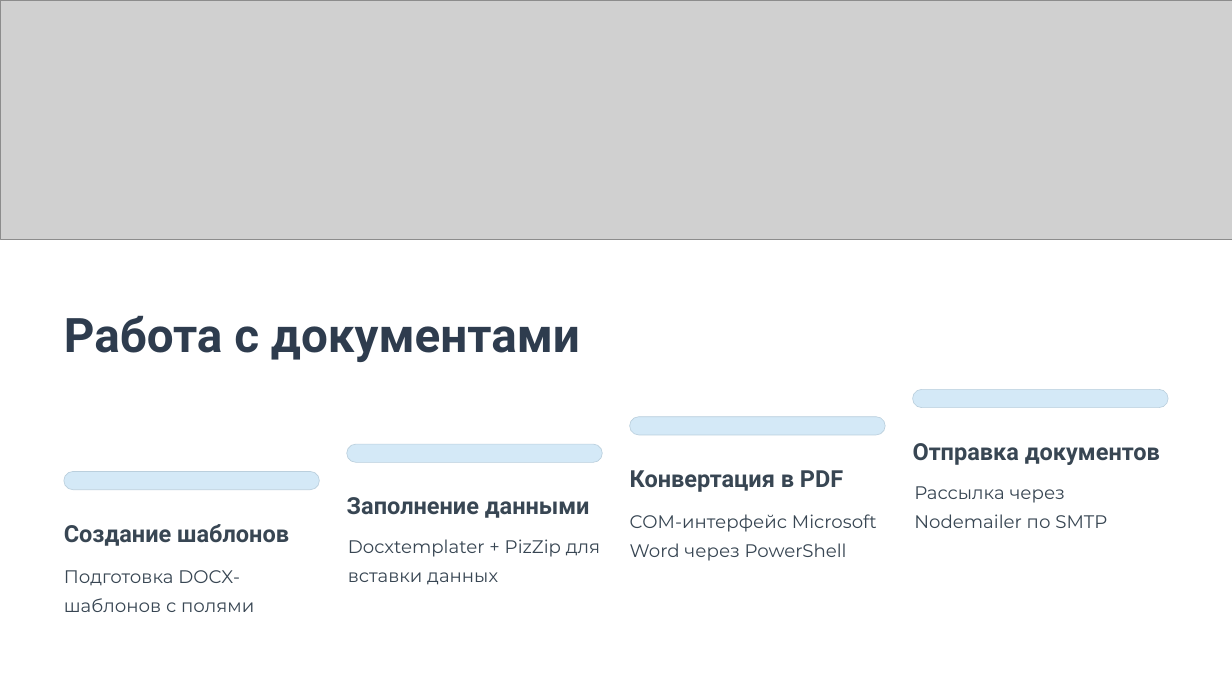
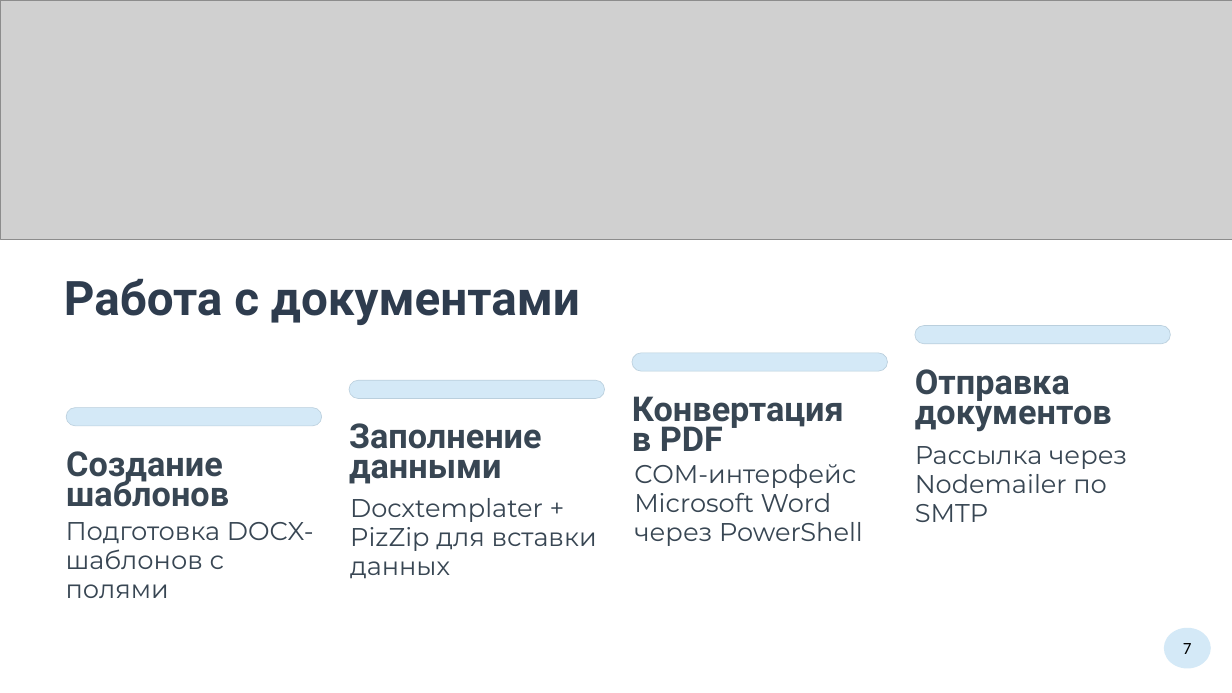
Before and after one commit to dizmortus/PerformanceAccounting, a slide deck: slide 7 of файлы/Высоцкий.pptx. Drawn at 1232x693 pixels with LibreOffice and Linux fonts; fonts in the diff are those of the drawing; grey boxes stand for pictures; background and template pictures are left out. Boxes give left, top, right and bottom in pixels: in the first picture for what was removed or moved away, otherwise in the second. Text is boxed around its words. In the diff, an @@ line names an element or a change of style, - is before the commit and + after.

```diff
--- a/файлы/Высоцкий.pptx
+++ b/файлы/Высоцкий.pptx
@@ text "Работа с документами": place and size @@
-text "Работа с документами" at <box>64,315,580,362</box>
+text "Работа с документами" at <box>64,278,580,325</box>
@@ 2 rounded rectangles, 1 text: place and size @@
-2 rounded rectangles, 1 text at <box>346,390,1168,465</box>
+2 rounded rectangles, 1 text at <box>349,326,1170,432</box>
@@ rounded rectangle: place and size @@
-rounded rectangle at <box>630,417,886,435</box>
+rounded rectangle at <box>632,353,888,371</box>
@@ text "Отправка документов" at <box>915,369,1112,432</box>: size 22 to 32 pt @@
@@ rounded rectangle: place and size @@
-rounded rectangle at <box>64,471,320,490</box>
+rounded rectangle at <box>66,407,322,426</box>
@@ text at <box>632,396,844,451</box>: text changed; size 22 to 32 pt @@
-Конвертация в PDF
+Конвертация
+в PDF
@@ text "Заполнение данными": place and size @@
-text "Заполнение данными" at <box>347,497,590,518</box>
+text "Заполнение данными" at <box>349,423,542,484</box>
@@ text "Заполнение данными" at <box>349,423,542,484</box>: size 22 to 32 pt @@
@@ text "Рассылка через Nodemailer по SMTP": place and size @@
-text "Рассылка через Nodemailer по SMTP" at <box>914,486,1107,528</box>
+text "Рассылка через Nodemailer по SMTP" at <box>915,446,1127,522</box>
@@ text at <box>66,451,229,507</box>: text changed; size 22 to 32 pt @@
-Создание шаблонов
+Создание
+шаблонов
@@ size 17 to 24 pt in 4 elements at <box>915,446,1127,522</box>, <box>350,498,597,579</box>, <box>66,522,314,598</box>, <box>634,464,863,546</box> @@
@@ text "COM-интерфейс Microsoft Word через PowerShell": place and size @@
-text "COM-интерфейс Microsoft Word через PowerShell" at <box>630,514,877,561</box>
+text "COM-интерфейс Microsoft Word через PowerShell" at <box>634,464,863,546</box>
@@ text "Docxtemplater + PizZip для вставки ...": place and size @@
-text "Docxtemplater + PizZip для вставки ..." at <box>348,539,600,585</box>
+text "Docxtemplater + PizZip для вставки ..." at <box>350,498,597,579</box>
@@ text "Подготовка DOCX-шаблонов с полями": place and size @@
-text "Подготовка DOCX-шаблонов с полями" at <box>64,570,254,612</box>
+text "Подготовка DOCX-шаблонов с полями" at <box>66,522,314,598</box>
@@ ellipse added at <box>1164,628,1211,668</box>, fill #D4E9F7, 16 pt, text #000000 @@
+7
```
Also in this commit, not shown: 6 other slides changed, 3 slides added, 2 slides removed, 6 other files.
